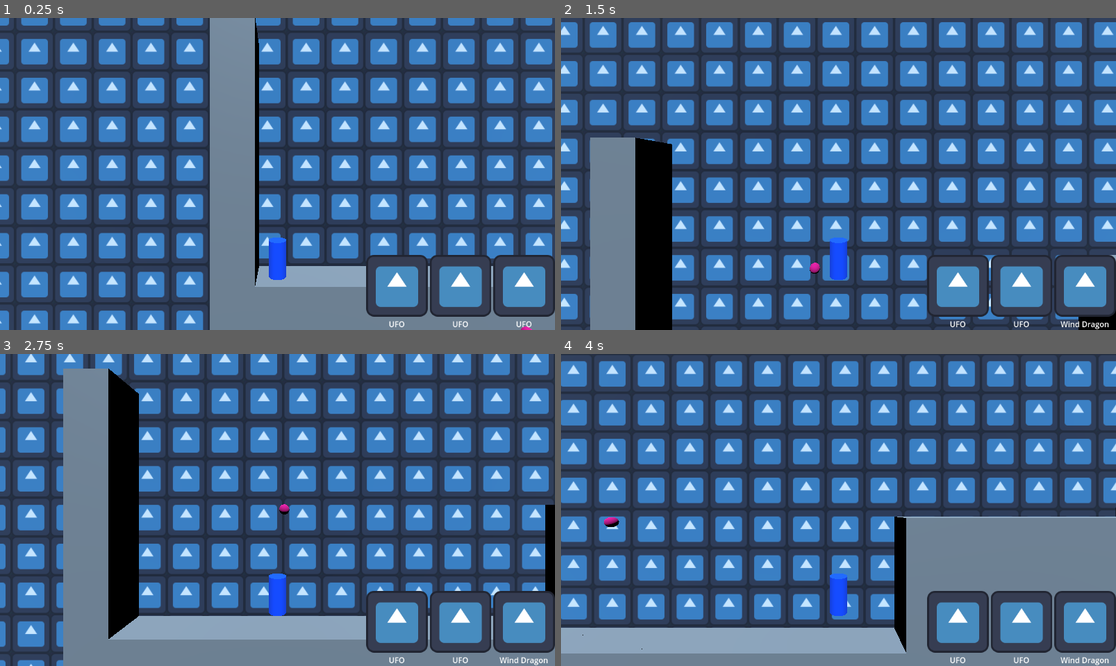
Above: before the commit, frames 1-4 (two rows, left to right).
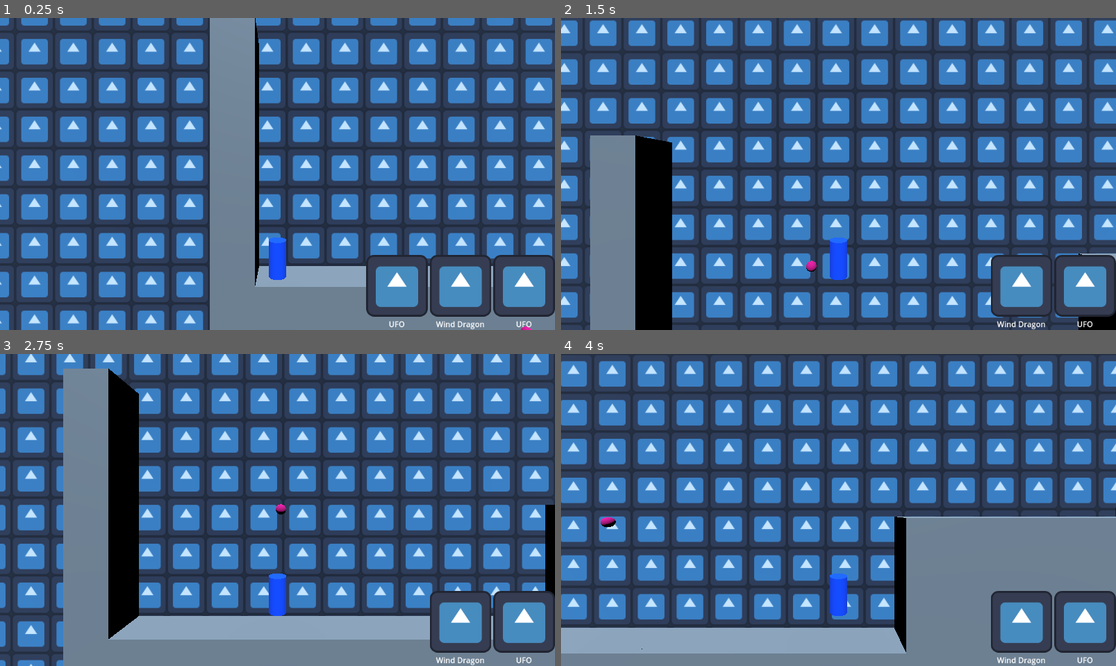
Above: after the commit, the same moments.

Repository: andriybyelikov/ludumdare55
Game: Godot game, scene res://prototype1.tscn
Two runs of this game, one before a commit and one after it. Both use one fixed random seed, a clock stepped at 60 frames per second and the inputs below. The engine's default icon, where the game draws it, is replaced by a stand-in: a white triangle on a blue panel in a dark square.
Inputs (mouse positions are in pixels of both pictures, inside the frame that each line leads up to):
- Up to frame 1 (0.25 s): no input
- Up to frame 2 (1.5 s): click (960, 286) at 0.52 s; tap Enter at 1.25 s; move the mouse to (960, 158) at 1.27 s; hold D (move_right) from 1.28 s (still down); click (960, 158) at 1.35 s
- Up to frame 3 (2.75 s): tap Space (jump) at 1.52, 2.27 s; move the mouse to (166, 525) at 2.02 s; release D (move_right) at 2.03 s; hold A (move_left) from 2.03 s (still down); click (166, 525) at 2.1 s
- Up to frame 4 (4 s): move the mouse to (894, 441) at 2.77 s; release A (move_left) at 2.78 s; hold D (move_right) from 2.78 s (still down); click (894, 441) at 2.85 s; move the mouse to (810, 572) at 3.52 s; click (810, 572) at 3.6 s; tap Space (jump) at 3.77 s

The runs differ from the first frame. In frame 1, 0.1% of the frame differs, in the area x 78-88%, y 97-100%; in frame 2, 16%, in the area x 0-100%, y 0-100%; in frame 3, 2.3%; in frame 4, 2.5%.

Commit message:
Untangle level implementation

Diff:
--- a/gui/cards_gui.tscn
+++ b/gui/cards_gui.tscn
@@ -10,6 +10,7 @@
 anchor_bottom = 1.0
 grow_horizontal = 2
 grow_vertical = 2
+mouse_filter = 2
 script = ExtResource("1_28w8k")
 skill_button = ExtResource("2_2fime")
 
--- /dev/null
+++ b/gui/skills/db.tres
@@ -0,0 +1,9 @@
+[gd_resource type="Resource" script_class="SummonDataDB" load_steps=4 format=3 uid="uid://bjvq05vm5pyxw"]
+
+[ext_resource type="Script" path="res://gui/skills/summon_db.gd" id="1_3je44"]
+[ext_resource type="Resource" uid="uid://bpyjuaap5568o" path="res://gui/skills/dragon_wind_breath.tres" id="2_h2ndk"]
+[ext_resource type="Resource" uid="uid://bitf8lqvn5ay1" path="res://gui/skills/ufo_teleport.tres" id="3_83vjv"]
+
+[resource]
+script = ExtResource("1_3je44")
+summon_db = Array[Resource("res://gui/skills/summon_data.gd")]([ExtResource("2_h2ndk"), ExtResource("3_83vjv")])
--- /dev/null
+++ b/gui/skills/summon_db.gd
@@ -0,0 +1,3 @@
+class_name SummonDataDB
+extends Resource
+@export var summon_db: Array[SummonData]
--- /dev/null
+++ b/levels/level1.tscn
@@ -0,0 +1,47 @@
+[gd_scene load_steps=8 format=3 uid="uid://cd6fewubr8ufc"]
+
+[ext_resource type="MeshLibrary" uid="uid://cmx3y1t5dfvww" path="res://mesh_library.tres" id="1_cxidl"]
+[ext_resource type="Script" path="res://scripts/level.gd" id="1_ffta1"]
+[ext_resource type="Resource" uid="uid://bitf8lqvn5ay1" path="res://gui/skills/ufo_teleport.tres" id="2_8vunc"]
+[ext_resource type="Resource" uid="uid://bpyjuaap5568o" path="res://gui/skills/dragon_wind_breath.tres" id="3_cemqq"]
+
+[sub_resource type="BoxShape3D" id="BoxShape3D_yjs62"]
+size = Vector3(4, 1, 4)
+
+[sub_resource type="BoxMesh" id="BoxMesh_ipws0"]
+size = Vector3(4, 1, 4)
+
+[sub_resource type="StandardMaterial3D" id="StandardMaterial3D_jsioe"]
+transparency = 1
+albedo_color = Color(0.780392, 0, 0.156863, 0.454902)
+
+[node name="Level" type="Node3D"]
+script = ExtResource("1_ffta1")
+skill_db = Array[Resource("res://gui/skills/summon_data.gd")]([ExtResource("2_8vunc"), ExtResource("3_cemqq")])
+
+[node name="GridMap" type="GridMap" parent="."]
+mesh_library = ExtResource("1_cxidl")
+cell_size = Vector3(4, 4, 4)
+data = {
+"cells": PackedInt32Array(65533, 65535, 0, 65532, 65535, 0, 65531, 65535, 0, 65530, 65535, 0, 65534, 65535, 0, 65535, 65535, 0, 0, 65535, 0, 1, 65535, 0, 2, 65535, 0, 3, 65535, 0, 4, 65535, 0, 5, 65535, 0, 6, 65535, 0, 7, 65535, 0, 65543, 65535, 0, 65541, 65535, 0, 65542, 65535, 0, 131077, 65535, 0, 131078, 65535, 0, 131079, 65535, 0, 131080, 65535, 0, 65544, 65535, 0, 8, 65535, 0, 9, 65535, 0, 65545, 65535, 0, 131081, 65535, 0, 131083, 65535, 0, 131082, 65535, 0, 65546, 65535, 0, 10, 65535, 0, 11, 65535, 0, 65547, 65535, 0, 196619, 65535, 0, 196618, 65535, 0, 196617, 65535, 0, 196616, 65535, 0, 196615, 65535, 0, 196614, 65535, 0, 196613, 65535, 0, 65529, 65535, 0, 131065, 65535, 0, 196601, 65535, 0, 262137, 65535, 0, 327673, 65535, 0, 393209, 65535, 0, 458745, 65535, 0)
+}
+metadata/_editor_floor_ = Vector3(0, 1, -1)
+
+[node name="Goal" type="Area3D" parent="."]
+unique_name_in_owner = true
+transform = Transform3D(1, 0, 0, 0, 1, 0, 0, 0, 1, 46.1497, 16.4876, -2)
+
+[node name="CollisionShape3D" type="CollisionShape3D" parent="Goal"]
+shape = SubResource("BoxShape3D_yjs62")
+
+[node name="MeshInstance3D" type="MeshInstance3D" parent="Goal"]
+transform = Transform3D(1, 0, 0, 0, 1, 0, 0, 0, 1, -0.185608, 0, 0)
+mesh = SubResource("BoxMesh_ipws0")
+surface_material_override/0 = SubResource("StandardMaterial3D_jsioe")
+
+[node name="StartPosition" type="Marker3D" parent="."]
+unique_name_in_owner = true
+transform = Transform3D(1, 0, 0, 0, 1, 0, 0, 0, 1, -22, 4, -2)
+
+[node name="Summons" type="Node3D" parent="."]
+unique_name_in_owner = true
--- a/prototype1.gd
+++ b/prototype1.gd
@@ -1,9 +1,11 @@
 extends Node
 
-@export var skill_db: Array[SummonData] = []
-@export var deck_count: int = 10
+@export var levels: Array[PackedScene] = []
+
+@export var deck_count: int = 3
 @export var hand_count: int = 3
-
+var current_level: int = -1
+var level: Node3D
 
 var summoner: CharacterBody3D
 
@@ -22,7 +24,6 @@
     summon_gui = get_node("%SummoningGUI")
     cast_range = get_node("%CastRange")
     camera = get_node("%Camera3D")
-    summons = get_node("%Summons")
     summoner = get_node("Summoner")
 
     cast_range.hide()
@@ -30,9 +31,20 @@
 
 
 func init_level():
-    summoner.position = get_node("%StartPosition").position
+    skill_hand.clear()
+    skill_deck.clear()
+
+    current_level = (current_level + 1) % levels.size()
+    level = levels[current_level].instantiate()
+    self.add_child(level)
+
+    summons = level.get_node("%Summons")
+    summoner.position = level.get_node("%StartPosition").position
+    var goal = level.get_node("%Goal")
+    goal.body_entered.connect(_on_goal_body_entered.bind())
+
     for i in range(deck_count):
-        skill_deck.append(skill_db.pick_random())
+        skill_deck.append(level.skill_db.pick_random())
 
     for i in range(hand_count):
         var new_skill: SummonData = skill_deck.pop_back()
@@ -48,11 +60,9 @@
     show_summon_area()
 
 
-func refill_card():
+func try_refill_hand():
     skill_hand.pop_at(self.current_clicked)
-    if skill_deck.size() == 0:
-        hand_count -= 1
-    else:
+    if skill_deck.size() > 0:
         var new_summon_skill: SummonData = skill_deck.pop_back()
         skill_hand.push_back(new_summon_skill)
 
@@ -80,26 +90,35 @@
 func spawn_ufo(p_position: Vector3):
     summoner.position = p_position
 
+func _is_valid_summon_position(p_position: Vector3):
+    var summoning_radius: int = summoning.summoning_range
+    var spawn_position = cast_range.global_position
+    spawn_position.z -= 2.0
+    var valid_summon_position = p_position.distance_to(spawn_position) <= summoning_radius
+    return valid_summon_position
+
+
+func _unhandled_input(event):
+    if event is InputEventMouseButton and summoning:
+        var current_position: Vector2 = get_viewport().get_mouse_position()
+        var world_position = camera.project_position(current_position, camera.position.z)
+
+        if Input.is_action_just_pressed("confirm") and _is_valid_summon_position(world_position):
+            cast_range.hide()
+            do_summoning(world_position)
+            try_refill_hand()
+
 
 func _process(_delta):
     if summoning:
         var current_position: Vector2 = get_viewport().get_mouse_position()
-        var world_position: Vector3 = camera.project_position(current_position, camera.position.z)
-        print(world_position)
+        var world_position = camera.project_position(current_position, camera.position.z)
         get_node("aa").position = world_position
-
-        var summoning_radius: int = summoning.summoning_range
-
-        var spawn_position = cast_range.global_position
-        spawn_position.z -= 2.0
-        var valid_position: bool = world_position.distance_to(spawn_position) <= summoning_radius
-        if Input.is_action_just_pressed("confirm") and valid_position:
-            cast_range.hide()
-            do_summoning(world_position)
-            refill_card()
 
 
 func _on_goal_body_entered(body:Node3D):
     if body.name == "Summoner":
         print("You Win!")
+        level.queue_free()
+        init_level()
         # get_tree().change_scene("res://scenes/Level.tscn")
--- a/prototype1.tscn
+++ b/prototype1.tscn
@@ -1,14 +1,12 @@
-[gd_scene load_steps=19 format=3 uid="uid://cvsc4wc2unvfu"]
+[gd_scene load_steps=14 format=3 uid="uid://cvsc4wc2unvfu"]
 
-[ext_resource type="MeshLibrary" uid="uid://cmx3y1t5dfvww" path="res://mesh_library.tres" id="1_jgqxr"]
 [ext_resource type="Script" path="res://prototype1.gd" id="1_lysoa"]
-[ext_resource type="Resource" uid="uid://bpyjuaap5568o" path="res://gui/skills/dragon_wind_breath.tres" id="2_7hlo6"]
 [ext_resource type="PackedScene" uid="uid://bymi4apke5ok2" path="res://summoner.tscn" id="2_aus0f"]
-[ext_resource type="Resource" uid="uid://bitf8lqvn5ay1" path="res://gui/skills/ufo_teleport.tres" id="3_2tiqw"]
 [ext_resource type="PackedScene" uid="uid://nag40h0wl7bi" path="res://gui/cards_gui.tscn" id="3_lqiq1"]
 [ext_resource type="Texture2D" uid="uid://cqdg2ghfcou0r" path="res://textures/cast_range.tres" id="7_bcw7p"]
 [ext_resource type="AudioStream" uid="uid://r2vkwhuvmmih" path="res://music/Contra musas privo boni [oHLkwJ0JNe8].ogg" id="7_vpx5b"]
 [ext_resource type="Texture2D" uid="uid://dvo6nry3klkif" path="res://icon.svg" id="8_mgnd2"]
+[ext_resource type="PackedScene" uid="uid://cd6fewubr8ufc" path="res://levels/level1.tscn" id="9_cdyk1"]
 
 [sub_resource type="PlaneMesh" id="PlaneMesh_01m3q"]
 
@@ -29,33 +27,15 @@
 [sub_resource type="StandardMaterial3D" id="StandardMaterial3D_4uv1e"]
 albedo_color = Color(0.882353, 0, 0.466667, 1)
 
-[sub_resource type="BoxShape3D" id="BoxShape3D_yjs62"]
-size = Vector3(4, 1, 4)
-
-[sub_resource type="BoxMesh" id="BoxMesh_ipws0"]
-size = Vector3(4, 1, 4)
-
-[sub_resource type="StandardMaterial3D" id="StandardMaterial3D_jsioe"]
-transparency = 1
-albedo_color = Color(0.780392, 0, 0.156863, 0.454902)
-
 [node name="Main" type="Node"]
 script = ExtResource("1_lysoa")
-skill_db = Array[Resource("res://gui/skills/summon_data.gd")]([ExtResource("2_7hlo6"), ExtResource("3_2tiqw")])
+levels = Array[PackedScene]([ExtResource("9_cdyk1")])
 
 [node name="DirectionalLight3D" type="DirectionalLight3D" parent="."]
 transform = Transform3D(1, 0, 0, 0, 0.5, 0.866025, 0, -0.866025, 0.5, 0, 10, 5)
 light_color = Color(0.752941, 0.878431, 1, 1)
 light_energy = 2.0
 light_indirect_energy = 2.0
-
-[node name="GridMap" type="GridMap" parent="."]
-mesh_library = ExtResource("1_jgqxr")
-cell_size = Vector3(4, 4, 4)
-data = {
-"cells": PackedInt32Array(65533, 65535, 0, 65532, 65535, 0, 65531, 65535, 0, 65530, 65535, 0, 65534, 65535, 0, 65535, 65535, 0, 0, 65535, 0, 1, 65535, 0, 2, 65535, 0, 3, 65535, 0, 4, 65535, 0, 5, 65535, 0, 6, 65535, 0, 7, 65535, 0, 65543, 65535, 0, 65541, 65535, 0, 65542, 65535, 0, 131077, 65535, 0, 131078, 65535, 0, 131079, 65535, 0, 131080, 65535, 0, 65544, 65535, 0, 8, 65535, 0, 9, 65535, 0, 65545, 65535, 0, 131081, 65535, 0, 131083, 65535, 0, 131082, 65535, 0, 65546, 65535, 0, 10, 65535, 0, 11, 65535, 0, 65547, 65535, 0, 196619, 65535, 0, 196618, 65535, 0, 196617, 65535, 0, 196616, 65535, 0, 196615, 65535, 0, 196614, 65535, 0, 196613, 65535, 0, 65529, 65535, 0, 131065, 65535, 0, 196601, 65535, 0, 262137, 65535, 0, 327673, 65535, 0, 393209, 65535, 0, 458745, 65535, 0)
-}
-metadata/_editor_floor_ = Vector3(0, 1, -1)
 
 [node name="Background" type="MeshInstance3D" parent="."]
 transform = Transform3D(210, 0, 0, 0, -9.17939e-06, -210, 0, 210, -9.17939e-06, 0, 0, -4)
@@ -90,28 +70,9 @@
 mesh = SubResource("SphereMesh_760g6")
 surface_material_override/0 = SubResource("StandardMaterial3D_4uv1e")
 
-[node name="Summons" type="Node3D" parent="."]
-unique_name_in_owner = true
-
 [node name="AudioStreamPlayer" type="AudioStreamPlayer" parent="."]
 stream = ExtResource("7_vpx5b")
 volume_db = -15.445
 autoplay = true
 
-[node name="StartPosition" type="Marker3D" parent="."]
-unique_name_in_owner = true
-transform = Transform3D(1, 0, 0, 0, 1, 0, 0, 0, 1, -22, 4, -2)
-
-[node name="Goal" type="Area3D" parent="."]
-transform = Transform3D(1, 0, 0, 0, 1, 0, 0, 0, 1, 46.1497, 16.4876, -2)
-
-[node name="CollisionShape3D" type="CollisionShape3D" parent="Goal"]
-shape = SubResource("BoxShape3D_yjs62")
-
-[node name="MeshInstance3D" type="MeshInstance3D" parent="Goal"]
-transform = Transform3D(1, 0, 0, 0, 1, 0, 0, 0, 1, -0.185608, 0, 0)
-mesh = SubResource("BoxMesh_ipws0")
-surface_material_override/0 = SubResource("StandardMaterial3D_jsioe")
-
 [connection signal="card_clicked" from="gui_layer/SummoningGUI" to="." method="_on_cards_gui_card_clicked"]
-[connection signal="body_entered" from="Goal" to="." method="_on_goal_body_entered"]
--- /dev/null
+++ b/scripts/level.gd
@@ -0,0 +1,2 @@
+extends Node3D
+@export var skill_db: Array[SummonData] = []
Not shown: 2 places in mesh_library.tres that only renumber resources
